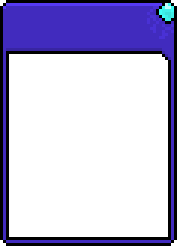
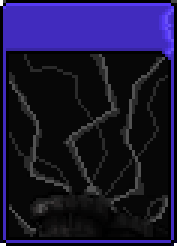
Revision of a layered w=177, h=246 image; what changed, layer by layer:
added layer "wizard_char_cardframe.png" above "image.png copy" over [left=0, top=0, right=177, bottom=246]
added layer "image.png copy" above "wizard_char_cardbackground.png" over [left=0, top=0, right=177, bottom=246]
hid "border_ephemeral.png" over [left=0, top=0, right=177, bottom=246]
